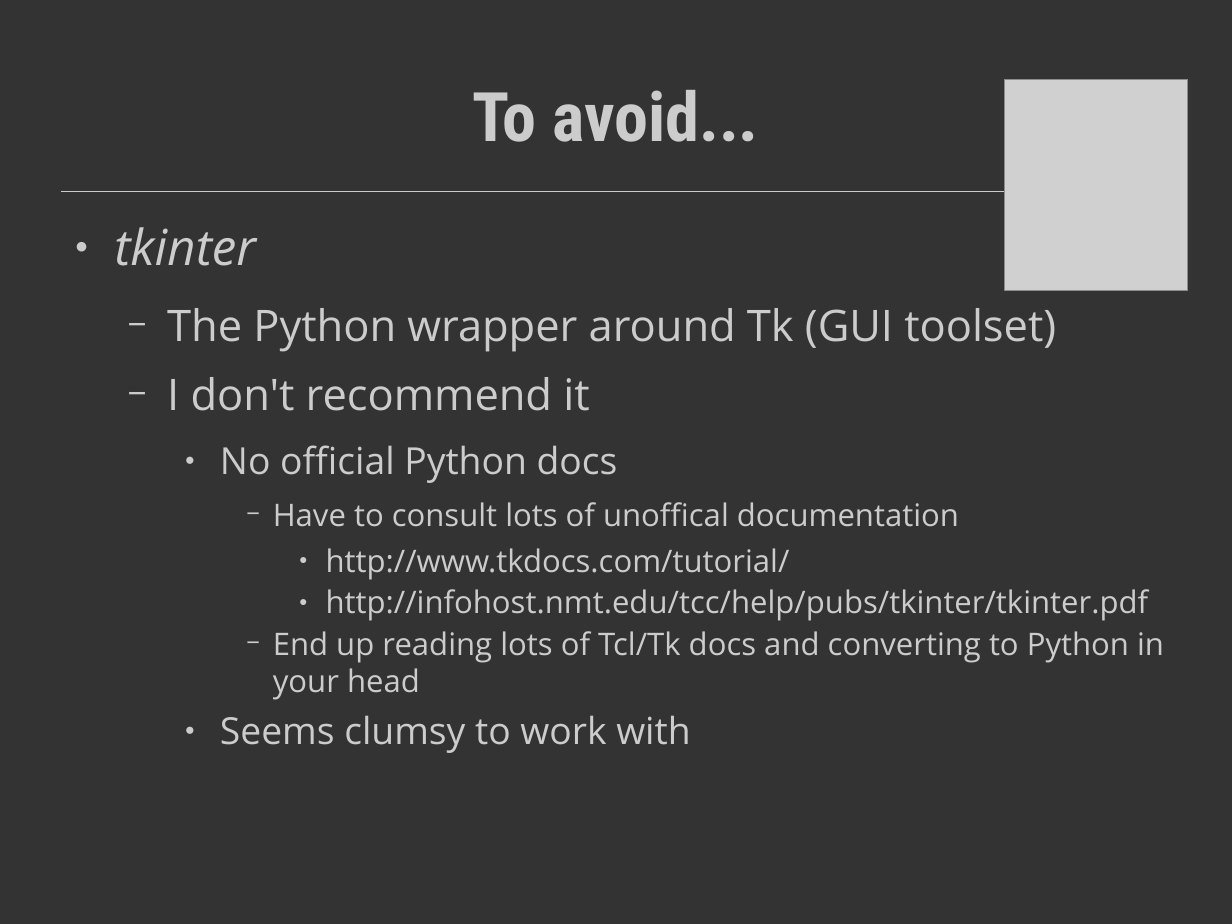
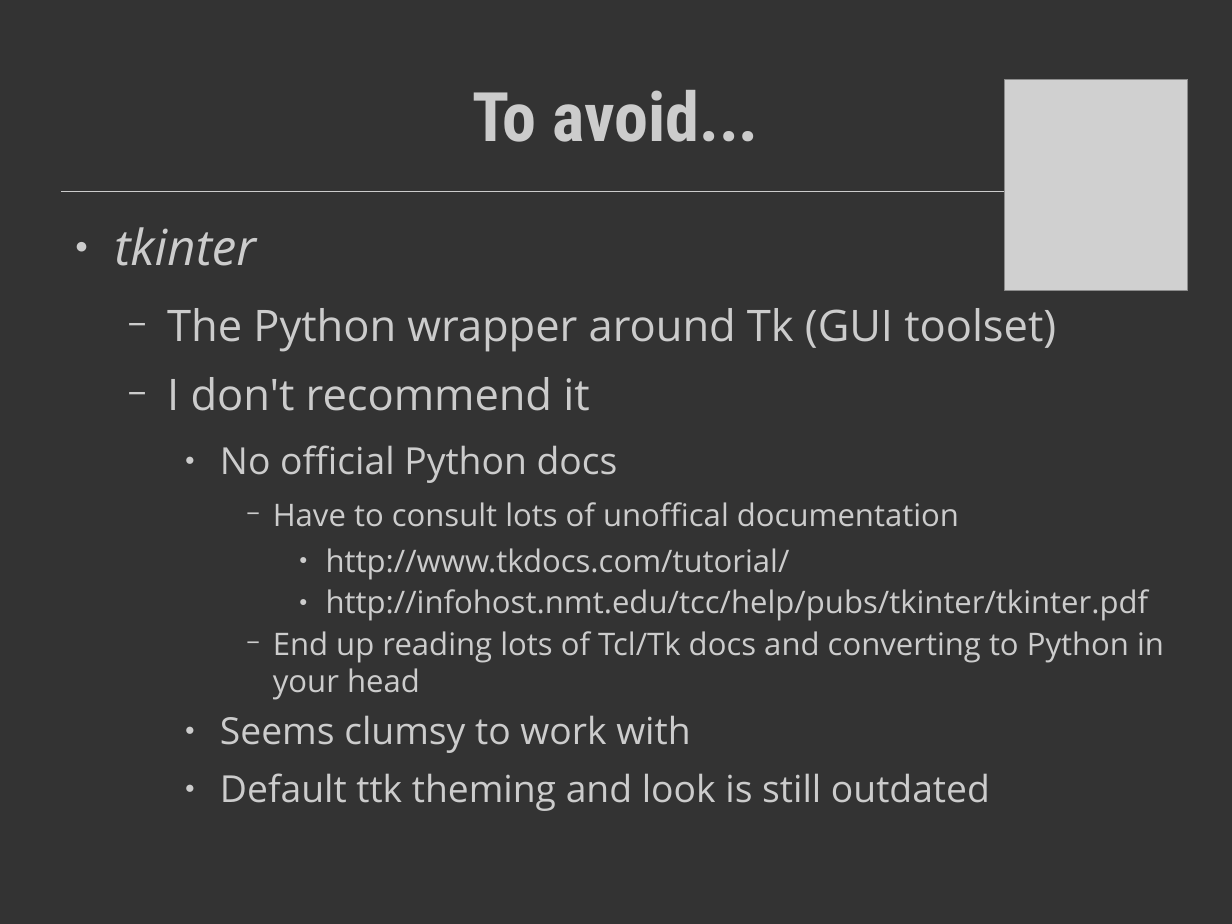
Before and after one commit to MikeSchincariol/mort, a slide deck: slide 13 of final_proj_presentation/mort.odp. Drawn at 1232x924 pixels with LibreOffice and Linux fonts; fonts in the diff are those of the drawing; grey boxes stand for pictures. Boxes give left, top, right and bottom in pixels: in the first picture for what was removed or moved away, otherwise in the second. Text is boxed around its words. In the diff, an @@ line names an element or a change of style, - is before the commit and + after.

Commit message:
Added additional info to presentation.

```diff
--- a/final_proj_presentation/mort.odp
+++ b/final_proj_presentation/mort.odp
@@ text at [220,773,990,811]: paragraph added @@
+    ● Default ttk theming and look is still outdated
```
